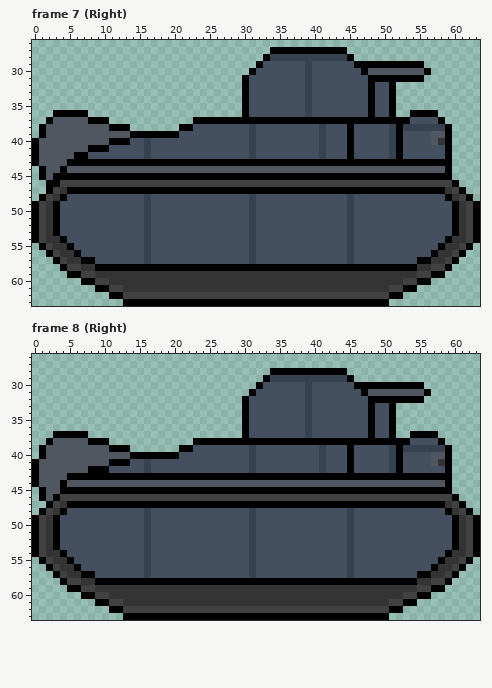
A pixel-art file gets an edit: Assets/Sprites/Units/Aber_Tank.ase. Above is the file before it was changed.
64x64 pixels, 28 frames. Colours within 5 levels of each other are drawn and written as one. Shown: frame 7 (Right): x 0..63, y 26..63; frame 8 (Right): x 0..63, y 26..63. The commit also changed other frames, which this record leaves out.
Now the later version:
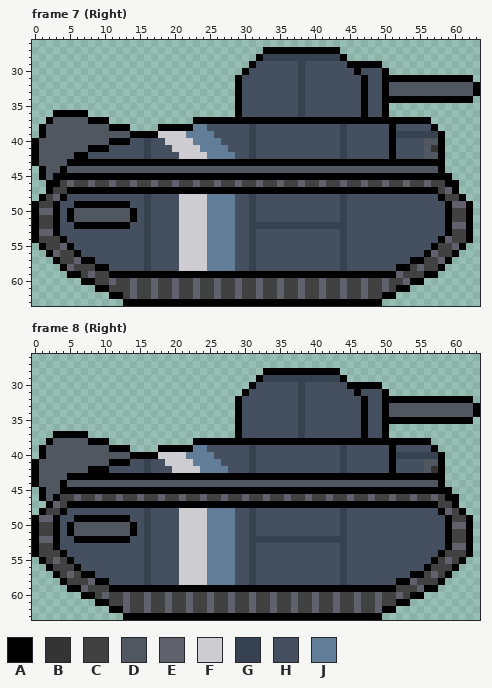
Palette (. is transparent): A #000000  B #343434  C #414141  D #515760  E #61616d  F #cdccd1  G #374250  H #445060  J #627d97
Changes in this commit:
Changed rows in their new state; - is an unchanged pixel.
Frame 7 (Right):
first column x 1:
27 --------------------------------A----------.-------------------
28 -------------------------------AG----------A.------------------
29 ------------------------------AH-----GH-----A----......--------
30 -----------------------------AH------GH------AHHHA......-------
31 ----------------------------AH-------GH-------AHH------AAAAAAA-
32 ----------------------------AH-------GH-------AH-ADDDDDDDDDDDDA
33 ----------------------------AH-------GH-------AH-ADDDDDDDDDDDDA
34 ----------------------------AH-------GH-------AH-A-AAAAAAAAAAA-
35 ----------------------------AH-------GH-------AH-A.------------
36 ----------------------------AH-------GH-------AH-A.--....------
37 -----------------------------------------------------AAA..-----
38 -----------------AAA--JJ----------------H--GH-----AHHHHHA..----
39 -----------------FFFFJJJJ---------------H--GH-----AGGGGGGA.----
40 ------------------FFFFJJJJ--------------H--GH-----AH---D-A.----
41 -------------------FFFFJJJJ-------------H--GH-----AH---DBA.----
42 --------------------FFFFJJJJ------------H--GH-----AH---DDA.----
43 ----------------------------------------------------------.----
44 ---------------------------------------------------------A.----
46 ----E--E--E--E--E--E--E--E--E--E--E--E--E--E--E--E--E--E--A----
47 ---C-----------------------------------------------------CEA.--
48 --E-----------------FFFFJJJJ---------------GH------------ACCA.-
49 -C---AAAAAAAA-------FFFFJJJJ---------------GH-------------AEEA.
50 EE--ADDDDDDDDA------FFFFJJJJ---------------GH-------------ACCA.
51 -C--ADDDDDDDDA------FFFFJJJJ---------------GH-------------ACCA.
52 -C---AAAAAAAA-------FFFFJJJJ---GGGGGGGGGGGGGH-------------AEEA.
53 EE------------------FFFFJJJJ---------------GH-------------ACCA.
54 -CC-----------------FFFFJJJJ---------------GH------------AECCA.
55 --CE----------------FFFFJJJJ---------------GH-----------ACCEA.-
56 --ECC---------------FFFFJJJJ---------------GH----------AECCA.--
57 ----CE--------------FFFFJJJJ---------------GH--------A-CCEA.---
58 ----E-CC--HHHHHGHHHHFFFFJJJJHHGHHHHHHHHHHHHGHHHHHHH--CEC-A.----
59 -------ECCAAAAAAAAAAAAAAAAAAAAAAAAAAAAAAAAAAAAAAAAAECC-A-.-----
60 ----------ECCECCECCECCECCECCECCECCECCECCECCECCECCECCEA-.-------
61 ------------CECCECCECCECCECCECCECCECCECCECCECCECCE-A-.---------
62 -------------E--E--E--E--E--E--E--E--E--E--E--E--A-.-----------
63 -------------------------------------------------.-------------
Frame 8 (Right):
first column x 1:
28 --------------------------------A----------.-------------------
29 -------------------------------AG----------A.------------------
30 ------------------------------AH-----GH-----A----......--------
31 -----------------------------AH------GH------AHHHA......-------
32 ----------------------------AH-------GH-------AHH------AAAAAAA-
33 ----------------------------AH-------GH-------AH-ADDDDDDDDDDDDA
34 ----------------------------AH-------GH-------AH-ADDDDDDDDDDDDA
35 ----------------------------AH-------GH-------AH-A-AAAAAAAAAAA-
36 ----------------------------AH-------GH-------AH-A.------------
37 ----------------------------AH-------GH-------AH-A.--....------
38 -----------------------------------------------------AAA..-----
39 -----------------AAA--JJ----------------H--GH-----AHHHHHA..----
40 -----------------FFFFJJJJ---------------H--GH-----AGGGGGGA.----
41 ------------------FFFFJJJJ--------------H--GH-----AH---D-A.----
42 -------------------FFFFJJJJ-------------H--GH-----AH---DBA.----
43 ----------------------------------------------------------.----
44 ---------------------------------------------------------A.----
46 -----E--E--E--E--E--E--E--E--E--E--E--E--E--E--E--E--E--E-A----
47 --EC-----------------------------------------------------CCA.--
48 --C-----------------FFFFJJJJ---------------GH------------AECA.-
49 EE---AAAAAAAA-------FFFFJJJJ---------------GH-------------ACCA.
50 -C--ADDDDDDDDA------FFFFJJJJ---------------GH-------------AEEA.
51 -C--ADDDDDDDDA------FFFFJJJJ---------------GH-------------ACCA.
52 EE---AAAAAAAA-------FFFFJJJJ---GGGGGGGGGGGGGH-------------ACCA.
53 -C------------------FFFFJJJJ---------------GH-------------AEEA.
54 -CC-----------------FFFFJJJJ---------------GH------------ACCCA.
55 --EC----------------FFFFJJJJ---------------GH-----------ACECA.-
56 ---CC---------------FFFFJJJJ---------------GH----------ACCCA.--
57 ----EC--------------FFFFJJJJ---------------GH--------A-CECA.---
58 ------CE--HHHHHGHHHHFFFFJJJJHHGHHHHHHHHHHHHGHHHHHHH--ECC-A.----
59 ------E-CCAAAAAAAAAAAAAAAAAAAAAAAAAAAAAAAAAAAAAAAAACCCEA-.-----
60 ---------ECCECCECCECCECCECCECCECCECCECCECCECCECCECCE-A-.-------
61 ------------ECCECCECCECCECCECCECCECCECCECCECCECCEC-A-.---------
62 ------------E--E--E--E--E--E--E--E--E--E--E--E--EA-.-----------
63 -------------------------------------------------.-------------
Boxes around the changes in both pictures, in picture pixels (x1, y1, x2, y2):
changed: (39, 47, 480, 306)
changed: (39, 368, 480, 620)
